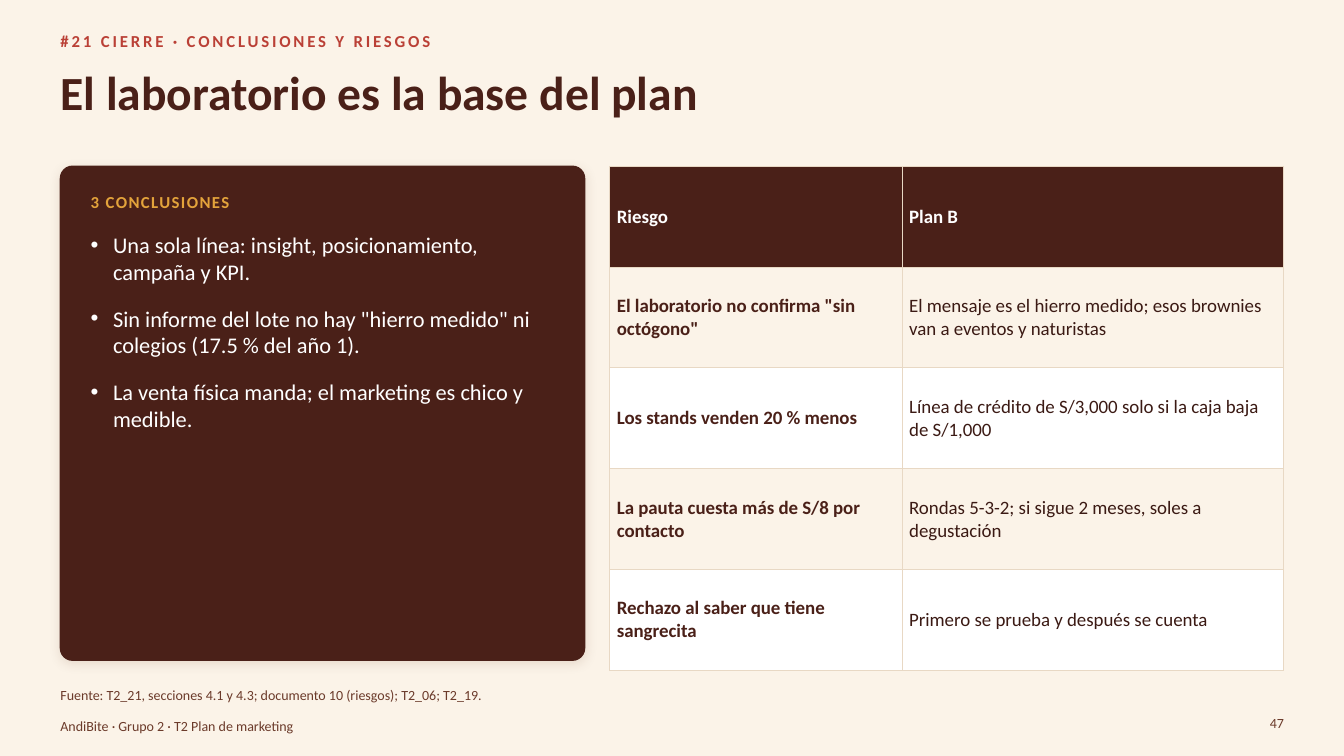
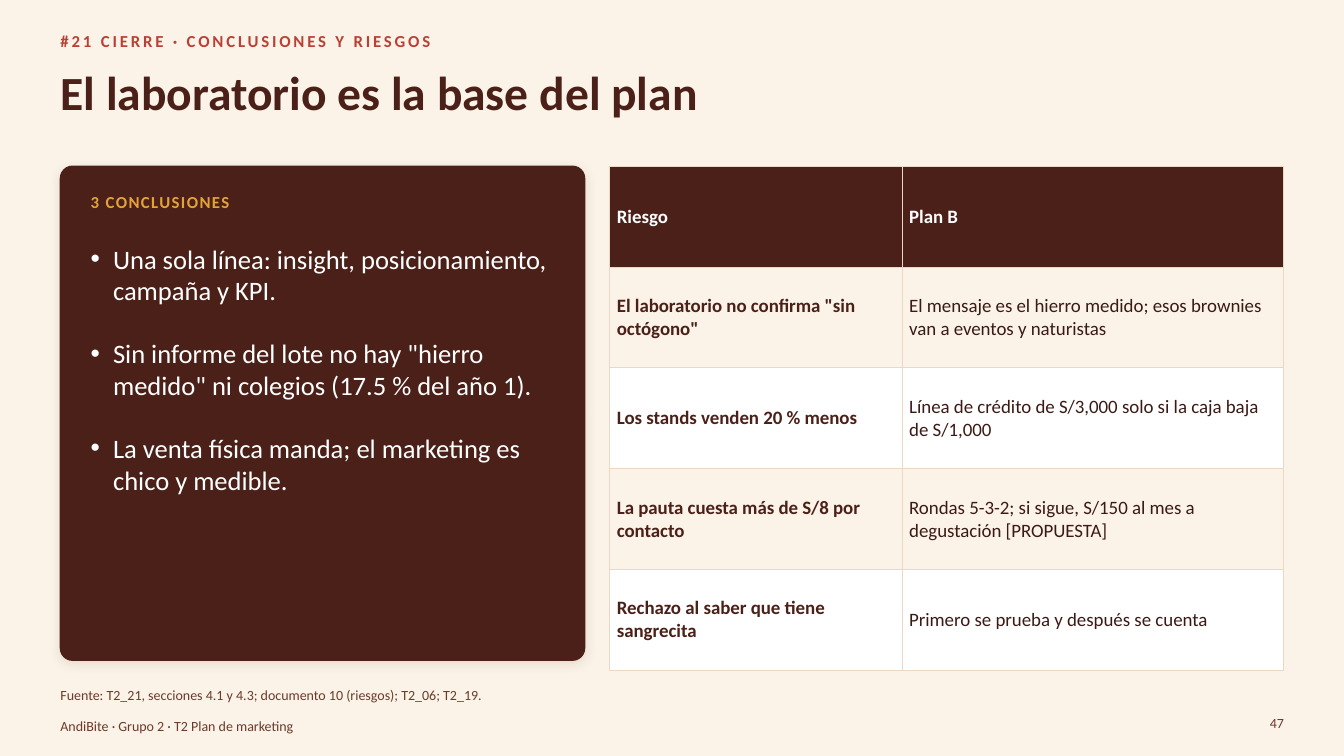
Before and after one commit to Darknow-web/Desarrollo-y-lanzamiento-de-producto-y-marca, a slide deck: slide 47 of 04-reformulacion/T2/T2_22_Plan-de-marketing-AndiBite.pptx. Drawn at 1344x756 pixels with LibreOffice and Linux fonts; fonts in the diff are those of the drawing; background and template pictures are left out. Boxes give left, top, right and bottom in pixels: in the first picture for what was removed or moved away, otherwise in the second. Text is boxed around its words. In the diff, an @@ line names an element or a change of style, - is before the commit and + after.

```diff
--- a/04-reformulacion/T2/T2_22_Plan-de-marketing-AndiBite.pptx
+++ b/04-reformulacion/T2/T2_22_Plan-de-marketing-AndiBite.pptx
@@ table at bbox=[610, 166, 1284, 644] @@
-row 4, column 2: Rondas 5-3-2; si sigue 2 meses, soles a degustación
+row 4, column 2: Rondas 5-3-2; si sigue, S/150 al mes a degustación [PROPUESTA]
@@ text "3 CONCLUSIONES" at bbox=[91, 197, 546, 495]: size 16 to 19 pt; more space between paragraphs @@
```
Also in this commit, not shown: 10 other slides changed, 2 slides added, 2 slides removed, 3 other files.
